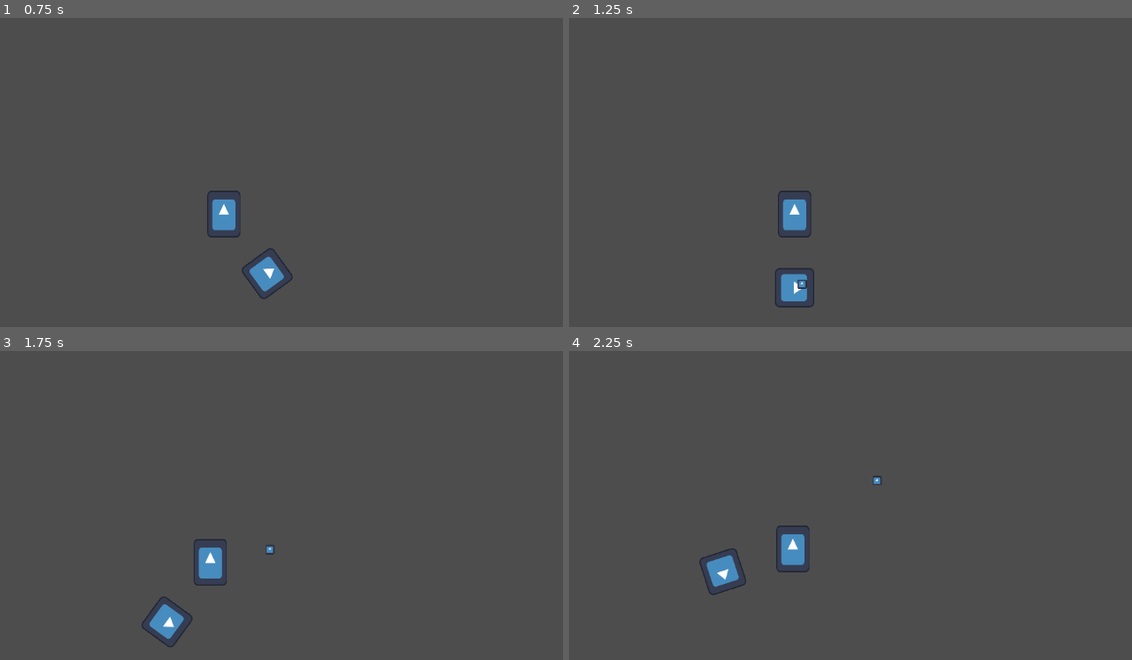
Above: before the commit, frames 1-4 (two rows, left to right).
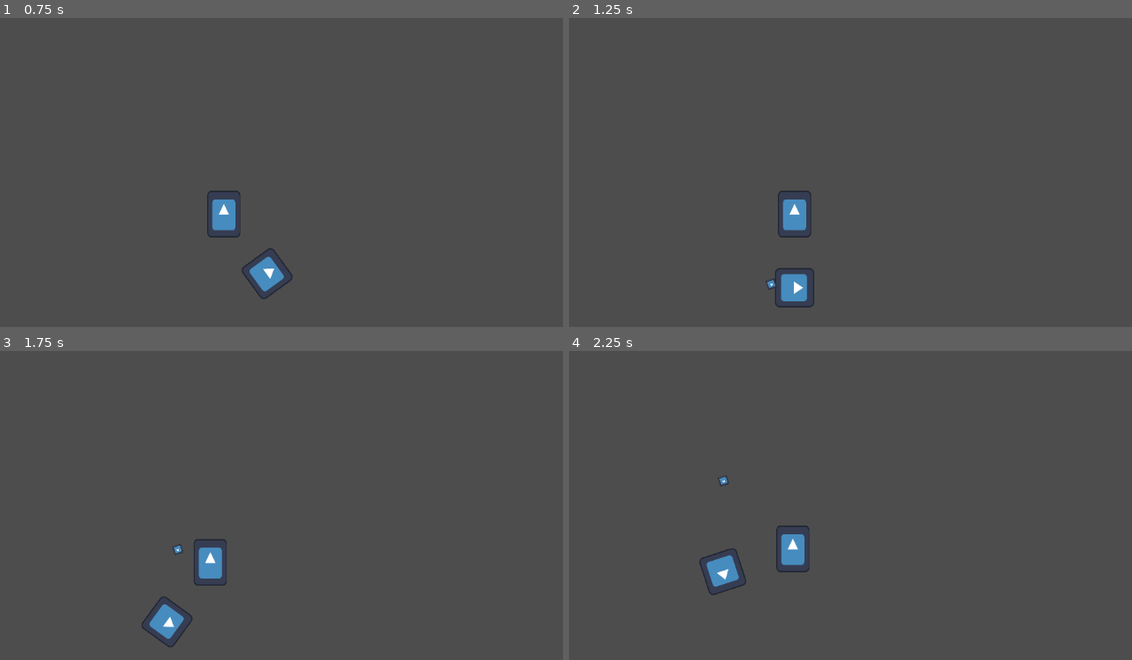
Above: after the commit, the same moments.

Repository: ACristoff/strangecompanion
Game: Godot game, scene res://game/manager.tscn
Same seed, same stepped clock (60 frames per second), same inputs: the game is played once before the commit and once after it. The engine's default icon, where the game draws it, is replaced by a stand-in: a white triangle on a blue panel in a dark square.
Inputs:
- Up to frame 1 (0.75 s): hold Right (ui_right) from 0.53 s (still down)
- Up to frame 2 (1.25 s): keep holding Right (ui_right)
- Up to frame 3 (1.75 s): release Right (ui_right) at 1.28 s; hold Down (ui_down) from 1.28 s (still down)
- Up to frame 4 (2.25 s): release Down (ui_down) at 2.03 s; hold Right (ui_right) from 2.03 s (still down)

Frame 1 is identical in both runs. In frame 2, less than 0.1% of the frame differs, in the area x 34-43%, y 84-88%; in frame 3, less than 0.1%; in frame 4, less than 0.1%.

Commit message:
bullets facing away from player

Diff:
--- a/game/player/bullet.gd
+++ b/game/player/bullet.gd
@@ -1,16 +1,22 @@
-extends Area2D
+extends Node2D
 
-@export var speed = 40
-@onready var visible_notifier = $VisibleOnScreenNotifier2D
-
+@export var speed = 400
+#var velocity = Vector2.RIGHT
+#var velocity = Vector2.RIGHT
+#var direction = global_transform.basis_xform(Vector2.RIGHT)
+var rotation_vector = Vector2.UP.rotated(rotation)
 # Called when the node enters the scene tree for the first time.
 func _ready():
-	print("THEREFORE I AM")
 	pass # Replace with function body.
 
 
 # Called every frame. 'delta' is the elapsed time since the previous frame.
 func _process(delta):
-	global_position.x += speed*delta
-	#print(global_position)
+	#position += rotation_vector * delta
+	#print(rotation_vector)
+	#position += velocity * delta
+	#position.x += speed * delta
+	#position += speed * delta
+	#print(self.rotation)
+	#move_and_slide()
 	pass
--- a/game/player/bullet.tscn
+++ b/game/player/bullet.tscn
@@ -5,17 +5,17 @@
 
 [sub_resource type="CircleShape2D" id="CircleShape2D_d1frv"]
 
-[node name="Node2D" type="Node2D"]
+[node name="Bullet" type="Area2D"]
+script = ExtResource("1_fdory")
+speed = 10
 
-[node name="Bullet" type="Area2D" parent="."]
-script = ExtResource("1_fdory")
-speed = 200
-
-[node name="Sprite2D" type="Sprite2D" parent="Bullet"]
+[node name="Sprite2D" type="Sprite2D" parent="."]
 scale = Vector2(0.118164, 0.118164)
 texture = ExtResource("1_n61bu")
 
-[node name="CollisionShape2D" type="CollisionShape2D" parent="Bullet"]
+[node name="CollisionShape2D" type="CollisionShape2D" parent="."]
 shape = SubResource("CircleShape2D_d1frv")
 
-[node name="VisibleOnScreenNotifier2D" type="VisibleOnScreenNotifier2D" parent="Bullet"]
+[node name="VisibleOnScreenNotifier2D" type="VisibleOnScreenNotifier2D" parent="."]
+
+[node name="Node2D" type="Node2D" parent="."]
--- a/game/player/witch.gd
+++ b/game/player/witch.gd
@@ -64,12 +64,17 @@
 
 
 func on_shoot_timeout():
-	var lode_pos = lode.position
-	var my_pos = self.position
-	var angle = lode_pos.angle_to_point(my_pos)
-	#print(rad_to_deg(angle) , lode_pos, my_pos)
+	var lode_pos = lode.global_position
+	var my_pos = self.global_position
+	var angle = my_pos.angle_to_point(lode_pos)
+	#prints(rad_to_deg(angle), lode_pos, my_pos)
 	var new_bullet = BULLET.instantiate()
 	get_parent().add_child(new_bullet)
-	#new_bullet.rotation(rad_to_deg(angle))
+	new_bullet.rotation_degrees = rad_to_deg(angle) + 90
+	#new_bullet.rotation = angle
+	#prints(new_bullet.rotation, angle)
 	new_bullet.global_position = lode.global_position
+
+	#new_bullet.velocity = new_bullet.velocity.rotated(angle)
+	#print(new_bullet.velocity)
 	pass # Replace with function body.
